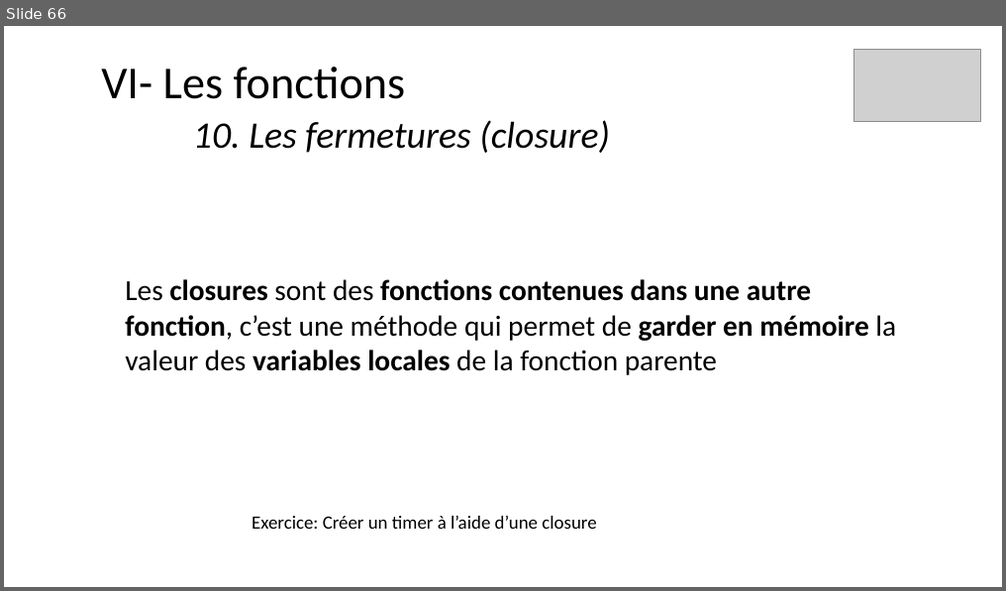
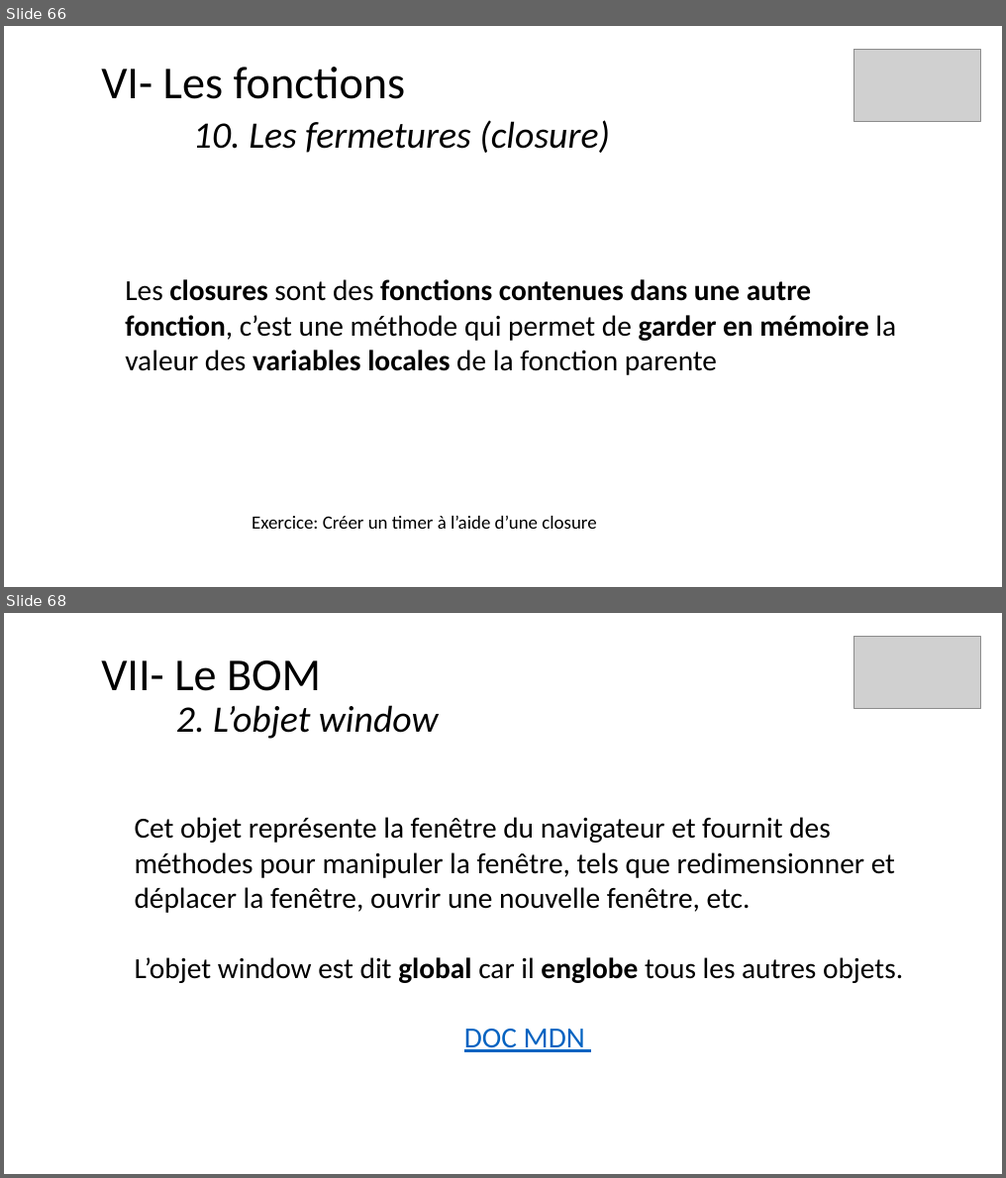
Before and after one commit to ArMb57/JavaScript, a slide deck: cours.pptx. Shown one above the other, each under a label of ours: slide 66 before the commit, slides 66 and 68 after it; the slides between them are not shown. The pictures are 1006x591 and 1006x1178 pixels, drawn with LibreOffice and Linux fonts; fonts in the diff are those of the drawing; grey boxes stand for pictures. Boxes give left, top, right and bottom in pixels: in the first picture for what was removed or moved away, otherwise in the second. Text is boxed around its words. In the diff, an @@ line names an element or a change of style, - is before the commit and + after.

```diff
--- a/cours.pptx
+++ b/cours.pptx
@@ slide 68 added at <box>4,613,1002,1174</box>, background #FFFFFF @@
@@ picture added at <box>853,636,981,708</box> @@
@@ title added at <box>101,661,439,739</box>, 36 pt, text #000000, italic @@
+VII- Le BOM
+2. L’objet window
@@ text added at <box>135,817,903,1053</box>, 28 pt, text #000000 @@
+Cet objet représente la fenêtre du navigateur et fournit des méthodes pour manipuler la fenêtre, tels que redimensionner et déplacer la fenêtre, ouvrir une nouvelle fenêtre, etc.
+L’objet window est dit global car il englobe tous les autres objets.
+DOC MDN
```
Also in this commit, not shown: 19 other slides added, 4 other files.
